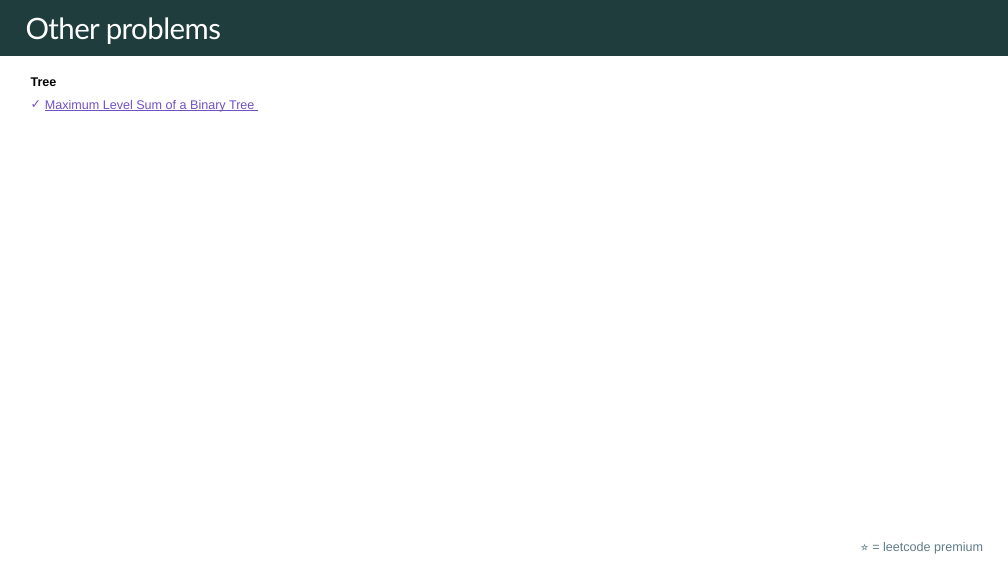
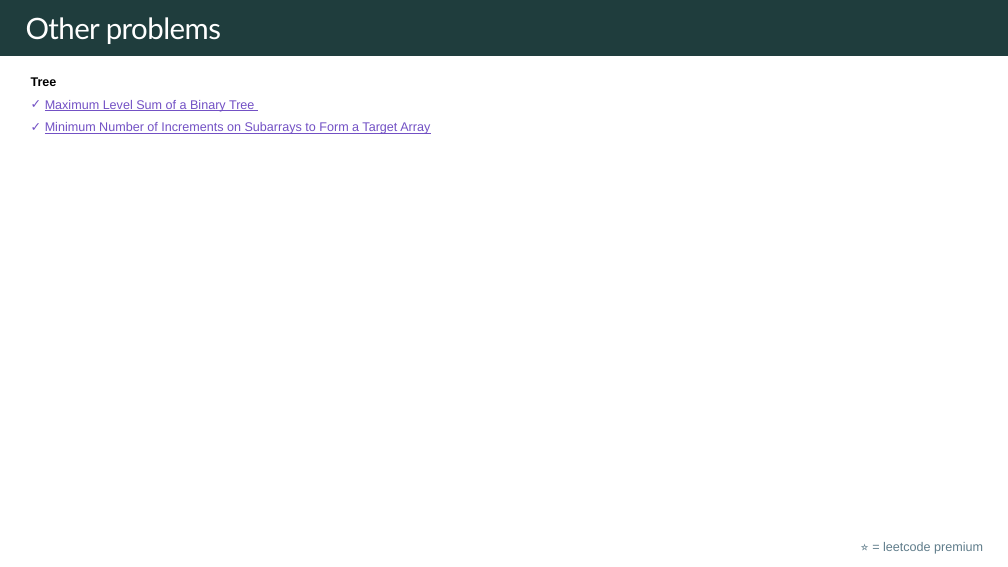
Before and after one commit to rfdavid/coding-interview-handbook-cpp, a slide deck: slide 7 of Algorithm and problem Solving Cheatsheet.pptm. Drawn at 1008x567 pixels with LibreOffice and Linux fonts; fonts in the diff are those of the drawing. Boxes give left, top, right and bottom in pixels: in the first picture for what was removed or moved away, otherwise in the second. Text is boxed around its words. In the diff, an @@ line names an element or a change of style, - is before the commit and + after.

```diff
--- a/Algorithm and problem Solving Cheatsheet.pptm
+++ b/Algorithm and problem Solving Cheatsheet.pptm
@@ text at bbox=[45, 122, 430, 134]: paragraph added @@
+✓ Minimum Number of Increments on Subarrays to Form a Target Array
```
Also in this commit, not shown: 2 other slides changed, 4 slides added, 13 other files.
